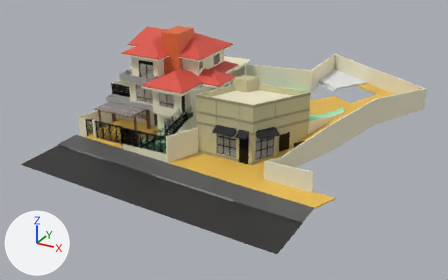
A saved change to the glTF model public/assets/models/v40-30.glb.
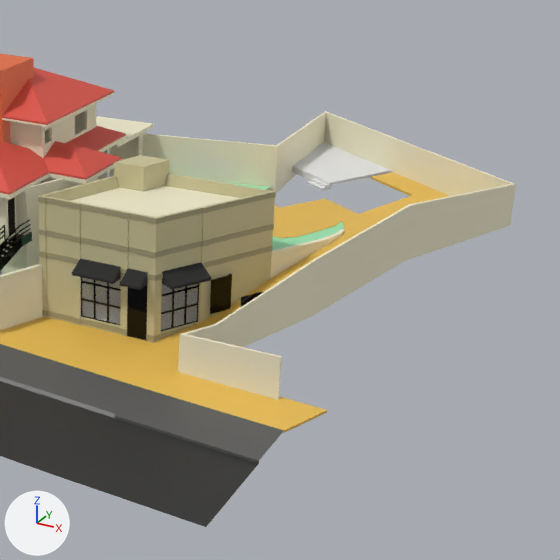
Each version is shown whole from a 50 mm camera at (49.1, -52.1, 30.4) aimed at (16.5, 7.2, 0.7), then close up on the part from 40% to 100% of the width and 0% to 97% of the height. Every picture has the same lights, and +X, +Y and +Z are marked at lower left. Where no turn or scale is listed for an object, it has been applied to the vertices. Vertices at the same position are counted once.

The first close-up shows 'Basic Roof Generic - 10mm [1588863]', 'Basic Roof Generic - 10mm [1589679]', 'Cube.002', 'Plane.001', 'Plane.013', 'Plane.014', 'Plane.017', 'Plane.025', 'calcada', 'laje.cobertura.predio', 'parede.inferior.001', 'parede.terreo', 'paredes.predio', 'paredes.predio.001'.
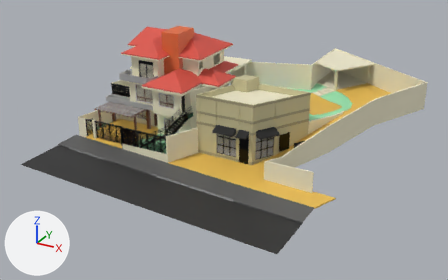
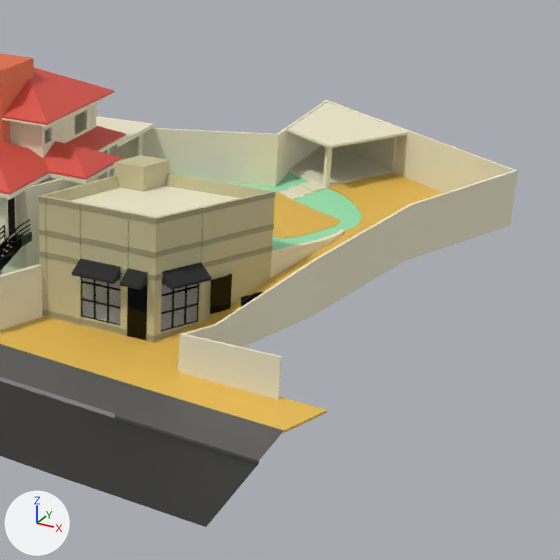
Commit message: garage model update

Where the change shows, as pixel boxes (x1, y1, x2, y2) in the close-ups (560 x 560 px; the box of a moved part takes in the faces that stretch with it):
'Plane.013', reshaped: before (142, 111, 516, 400); after (142, 100, 518, 400)
'Plane.001', reshaped: before (0, 172, 449, 433); after (0, 172, 443, 433)
'Plane.048', added: after (288, 102, 407, 148)
'Plane.025', moved: before (292, 143, 392, 189); after (289, 145, 392, 188)
'Plane.017', reshaped: before (223, 182, 344, 251); after (223, 172, 362, 251)
'Plane.014', reshaped: before (273, 201, 341, 238); after (273, 193, 341, 238)
'Cube.002', moved, rescaled (113% wider, 54% taller): before (307, 178, 329, 190); after (278, 181, 326, 200)
'Plane.047', added: after (292, 133, 397, 189)
part 1 of me_plane_010, moved or reshaped: before (311, 172, 435, 235); after (328, 172, 435, 235)
part 2 of me_plane_022, moved or reshaped: before (142, 111, 516, 261); after (142, 100, 518, 261)
part 3 of me_plane_026, moved or reshaped: before (275, 201, 339, 220); after (275, 193, 338, 220)
part 4 of me_plane_024, built on: before (263, 186, 344, 230); after (263, 172, 362, 231)

The change, as a list of edits to the scene's bpy script:
```text
Change me_plane_010:
    used by ob_plane_001; location = (26.58, 22.45, 0.0)
    remove me_plane_010.from_pydata(...)  # 82 vertices, 160 faces; spans x -13.4..9.6, y -22.4..4.0, z -1.1..4.0
    add me_plane_010.from_pydata(...)  # 80 vertices, 156 faces; spans x -13.4..9.6, y -22.4..4.0, z -1.1..4.0
    me_plane_010 part 1
    19 vertices are removed from x -2.0..1.3, y -5.1..-1.6, z 3.4..3.5
    53 faces are deleted
    1 vertex moves from x 1.3, y -3.3, z 3.4 to x 1.5, y -3.2, z 3.4
    17 vertices are added at x -2.0..3.4, y -4.9..3.3, z 3.4..4.0
    49 new faces join them
Change me_plane_022:
    where me_plane_022.from_pydata(...)  # 40 vertices, 76 faces; spans x -0.6..32.5, y -16.1..12.5, z -6.1..1.0
    used by ob_plane_013; location = (3.83, 18.04, 5.21)
    before: 4 (17.8, 3.4, 1.0) at pixel (277, 146), 6 (17.9, 12.2, 1.0) at pixel (326, 112), 8 (32.3, 3.1, 1.0) at pixel (512, 183), 24 (17.7, 3.5, 1.0) at pixel (276, 145), 26 (17.7, 12.5, 1.0) at pixel (325, 111)
    before: 28 (32.5, 3.1, 1.0) at pixel (515, 184)
    me_plane_022 part 2
    add for i in [4, 6, 8, 24, 26, 28]: me_plane_022.vertices[i].co += Vector((0.0, 0.0, 0.8))
Change me_plane_026:
    used by ob_plane_014; location = (26.58, 22.45, 0.0)
    remove me_plane_026.from_pydata(...)  # 120 vertices, 236 faces; spans x -11.2..0.74, y -9.17..-2.51, z 3.35..3.51
    add me_plane_026.from_pydata(...)  # 124 vertices, 244 faces; spans x -11.2..0.74, y -9.17..-1.93, z 3.35..3.51
    me_plane_026 part 3
    7 vertices are removed from x -5.83..-2.01, y -4.49..-2.51, z 3.36..3.51
    29 faces are deleted
    7 vertices move from x -5.96..0.27, y -4.38..-3.23, z 3.36..3.51 to x -5.56..0.08, y -4.44..-3.09, z 3.36..3.51
    11 vertices are added at x -5.17..-3.07, y -3.54..-1.93, z 3.36..3.51
    37 new faces join them
Change me_plane_024:
    used by ob_plane_017; location = (26.58, 22.45, 0.0)
    remove me_plane_024.from_pydata(...)  # 95 vertices, 116 faces; spans x -12.4..1.43, y -11.6..-1.05, z 3.38..3.81
    add me_plane_024.from_pydata(...)  # 107 vertices, 128 faces; spans x -12.4..1.88, y -11.6..1.33, z 3.38..3.84
    me_plane_024 part 4
    11 vertices move from x -6.15..1.34, y -5.99..-1.05, z 3.4..3.48 to x -5.4..1.88, y -6.04..-0.86, z 3.4..3.53
    12 vertices are added at x -4.95..1.66, y -4.42..1.33, z 3.47..3.84
    12 new faces join them
Add me_plane_055:
    me_plane_055.from_pydata([(25.22, 20.93, 6.76), (28.62, 26.06, 6.76), (21.56, 23.06, 6.76), (21.58, 30.45, 6.76), (25.22, 20.93, 6.61), (28.62, 26.06, 6.61), (21.56, 23.06, 6.61), (21.58, 30.45, 6.61)], [], [(0, 1, 3), (0, 3, 2), (4, 6, 7), (4, 7, 5), (1, 0, 4), (1, 4, 5), (2, 3, 7), (2, 7, 6), (0, 2, 6), (0, 6, 4), (3, 1, 5), (3, 5, 7)])
    me_plane_055.materials.append(mat_concreto_claro_001)  # white #f2eccf
Add me_plane_054:
    me_plane_054.from_pydata(...)  # 30 vertices, 56 faces; spans x 21.61..27.79, y 21.77..26.63, z 3.76..6.76
    me_plane_054.materials.append(mat_concreto_claro_001)  # white #f2eccf
Change ob_plane_025:
    ob_plane_025.location: (26.58, 22.45, -0.41) -> (26.58, 22.45, -0.48)
Change ob_cube_002:
    ob_cube_002.location: (24.12, 22.44, 3.8) -> (23.29, 20.73, 3.59)
    ob_cube_002.scale: (0.3, 0.75, 0.142) -> (0.805, 0.75, 0.142)
Add ob_plane_048:
    ob_plane_048 = bpy.data.objects.new('Plane.048', me_plane_055)
    ob_plane_048.location = (0.0, 0.0, 0.15)
Add ob_plane_047:
    ob_plane_047 = bpy.data.objects.new('Plane.047', me_plane_054)
    ob_plane_047.location = (0.0, 0.0, 0.0)
```
